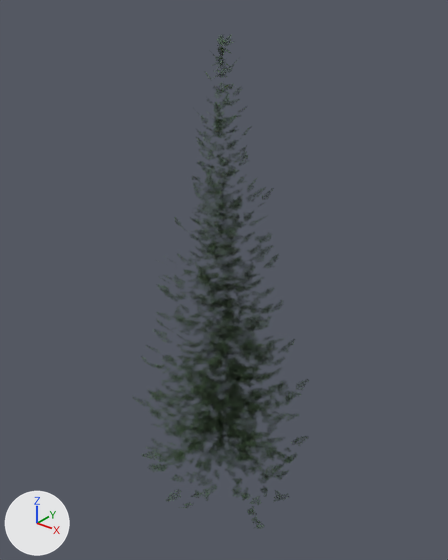
A saved change to the glTF model godot/assets/models/spruce_leaf.glb.
Both versions are drawn from a camera (50 mm lens) standing at (18.7, -23.0, 25.8) and looking at (-0.1, 0.5, 11.3). Lighting does not change. The marker at lower left points along +X, +Y and +Z. The older version comes first.

Names of what the first picture shows: 'spruce_a', 'spruce_b', 'spruce_c' and 1 more.
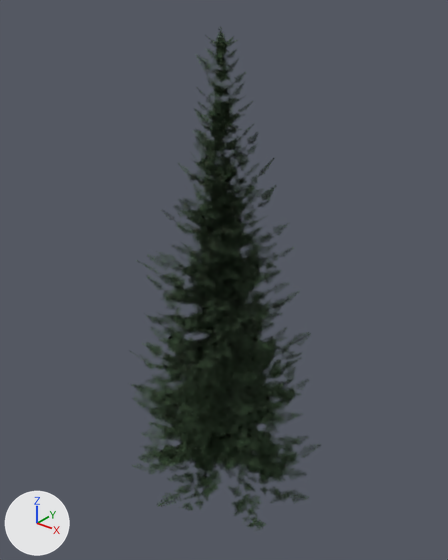
Changed parts and their boxes [x1, y1, x2, y2] in the pictures (448 x 560 px; the box of a moved part takes in the faces that stretch with it):
'spruce_c', reshaped
    before: [133, 35, 309, 529]
    after: [130, 35, 310, 529]
'spruce_a', reshaped (7% wider)
    before: [147, 102, 309, 508]
    after: [135, 103, 309, 510]
'spruce_c_l1', added
    after: [129, 31, 311, 531]
'spruce_c_l2', added
    after: [132, 27, 295, 516]
'spruce_b', reshaped
    before: [146, 183, 279, 482]
    after: [157, 191, 285, 483]
'spruce_a_l1', added
    after: [138, 100, 308, 511]
'spruce_a_l2', added
    after: [140, 113, 321, 509]
'spruce_b_l1', added
    after: [144, 189, 287, 483]
'spruce_b_l2', added
    after: [140, 196, 284, 479]
part 1 of me_spruce_a_l, deleted
    before: [159, 221, 290, 418]
part 2 of me_spruce_a_l, built on
    before: [147, 103, 288, 506]
    after: [135, 110, 297, 510]
part 3 of me_spruce_a_l, surface changed
    before: [159, 106, 291, 506]
    after: [163, 114, 295, 508]
part 4 of me_spruce_a_l, recoloured
    before: [159, 106, 270, 475]
    after: [163, 114, 275, 468]
part 5 of me_spruce_b_l, built on
    before: [146, 183, 277, 476]
    after: [157, 191, 285, 483]
part 6 of me_spruce_b_l, surface changed
    before: [165, 193, 265, 476]
    after: [167, 203, 261, 476]
part 7 of me_spruce_b_l, recoloured
    before: [187, 193, 265, 453]
    after: [189, 203, 261, 457]
part 8 of me_spruce_c_l, moved or reshaped
    before: [267, 421, 277, 436]
    after: [275, 408, 284, 420]
part 9 of me_spruce_c_l, deleted
    before: [147, 71, 266, 472]
part 10 of me_spruce_c_l, built on
    before: [136, 35, 295, 529]
    after: [132, 35, 310, 529]

What changed in the scene script:
```text
Change me_spruce_a_l:
    remove me_spruce_a_l.from_pydata(...)  # 2644 vertices, 1322 faces; spans x -5.4..4.8, y -5.6..4.9, z -2.3..20.8
    add me_spruce_a_l.from_pydata(...)  # 5288 vertices, 2644 faces; spans x -4.7..5.1, y -5.6..4.7, z -2.4..20.8
    me_spruce_a_l part 1: 6 loose pieces with 24 vertices, spanning x -3.2..4.6, y -2.1..1.8, z 3.3..15.5, are deleted
    me_spruce_a_l part 2: 126 vertices moved from x -3.4..3.8, y -4.4..4.6, z -1.7..20.8 to x -4.7..3.9, y -4.4..3.5, z -1.0..20.5; 754 vertices removed from x -5.4..4.2, y -5.0..4.9, z -2.0..20.7; 3422 vertices added at x -4.7..5.1, y -5.0..4.7, z -2.4..20.7
    me_spruce_a_l part 3: 102 kept faces spanning x -4.7..3.9, y -4.6..3.7, z -1.4..20.5 get new texture (UV) coordinates
    me_spruce_a_l part 4: 78 kept faces spanning x -4.7..3.9, y -4.4..3.7, z -0.3..20.3 get new vertex colours
    other edits to the shape of me_spruce_a_l do not show in these pictures
Change me_spruce_b_l:
    remove me_spruce_b_l.from_pydata(...)  # 2192 vertices, 1096 faces; spans x -3.8..4.0, y -4.6..3.6, z -0.9..16.9
    add me_spruce_b_l.from_pydata(...)  # 4384 vertices, 2192 faces; spans x -3.6..4.5, y -4.6..4.3, z -0.9..16.7
    me_spruce_b_l part 5: 133 vertices moved from x -2.8..2.7, y -3.8..3.3, z -0.4..16.3 to x -3.6..2.7, y -4.3..3.2, z -0.4..16.2; 592 vertices removed from x -3.8..3.7, y -4.1..3.3, z -0.9..16.9; 2788 vertices added at x -3.5..4.5, y -4.5..4.3, z -0.9..16.7
    me_spruce_b_l part 6: 105 kept faces spanning x -3.6..2.8, y -4.3..3.2, z -0.5..16.1 get new texture (UV) coordinates
    me_spruce_b_l part 7: 77 kept faces spanning x -3.6..2.8, y -2.6..2.5, z 0.9..16.1 get new vertex colours
    other edits to the shape of me_spruce_b_l do not show in these pictures
Change me_spruce_c_l:
    remove me_spruce_c_l.from_pydata(...)  # 3072 vertices, 1536 faces; spans x -5.1..5.6, y -5.0..5.2, z -1.7..23.7
    add me_spruce_c_l.from_pydata(...)  # 6144 vertices, 3072 faces; spans x -5.8..5.7, y -5.5..6.0, z -1.8..23.7
    me_spruce_c_l part 8: the loose piece of 4 vertices spanning x 0.4..1.2, y 3.9..4.8, z -1.0..-0.3 is moved by (0.0, 0.9, 0.6)
    me_spruce_c_l part 9: 21 loose pieces with 84 vertices, spanning x -3.3..2.1, y -4.7..4.5, z 0.3..22.1, are deleted
    me_spruce_c_l part 10: 26 vertices moved within x -3.5..4.0, y -2.7..3.4, z -0.7..23.1; 925 vertices removed from x -4.5..5.6, y -4.9..5.1, z -1.6..23.7; 4081 vertices added at x -5.8..5.7, y -5.5..6.0, z -1.8..23.7
    other edits to the shape of me_spruce_c_l do not show in these pictures
Add ob_spruce_c_l2:
    ob_spruce_c_l2 = bpy.data.objects.new('spruce_c_l2', me_spruce_c_l2_l)  # 1904 vertices, 952 faces; spans x -5.8..5.1, y -5.5..5.6, z -2.0..24.0
    ob_spruce_c_l2.location = (0.0, 0.0, 0.0)
Add ob_spruce_c_l1:
    ob_spruce_c_l1 = bpy.data.objects.new('spruce_c_l1', me_spruce_c_l1_l)  # 3680 vertices, 1840 faces; spans x -5.4..5.6, y -5.1..5.5, z -2.0..23.8
    ob_spruce_c_l1.location = (0.0, 0.0, 0.0)
Add ob_spruce_b_l2:
    ob_spruce_b_l2 = bpy.data.objects.new('spruce_b_l2', me_spruce_b_l2_l)  # 1528 vertices, 764 faces; spans x -3.9..4.3, y -4.1..4.6, z -0.8..16.2
    ob_spruce_b_l2.location = (0.0, 0.0, 0.0)
Add ob_spruce_b_l1:
    ob_spruce_b_l1 = bpy.data.objects.new('spruce_b_l1', me_spruce_b_l1_l)  # 2720 vertices, 1360 faces; spans x -3.6..4.2, y -4.8..4.5, z -0.9..17.0
    ob_spruce_b_l1.location = (0.0, 0.0, 0.0)
Add ob_spruce_a_l2:
    ob_spruce_a_l2 = bpy.data.objects.new('spruce_a_l2', me_spruce_a_l2_l)  # 1616 vertices, 808 faces; spans x -5.3..5.6, y -4.9..5.1, z -2.3..20.3
    ob_spruce_a_l2.location = (0.0, 0.0, 0.0)
Add ob_spruce_a_l1:
    ob_spruce_a_l1 = bpy.data.objects.new('spruce_a_l1', me_spruce_a_l1_l)  # 3288 vertices, 1644 faces; spans x -5.7..5.8, y -5.4..5.0, z -2.4..20.9
    ob_spruce_a_l1.location = (0.0, 0.0, 0.0)
```
